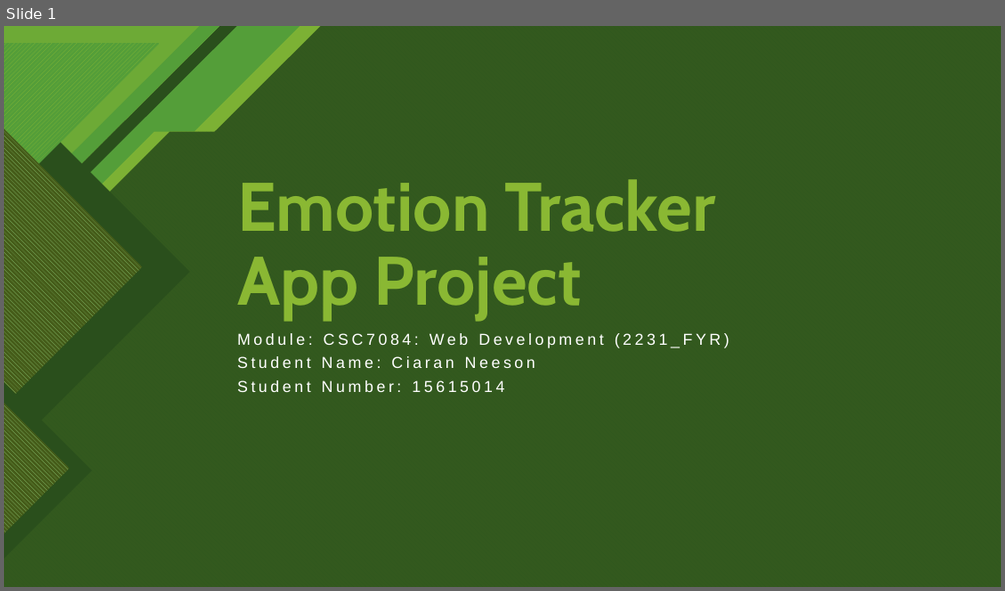
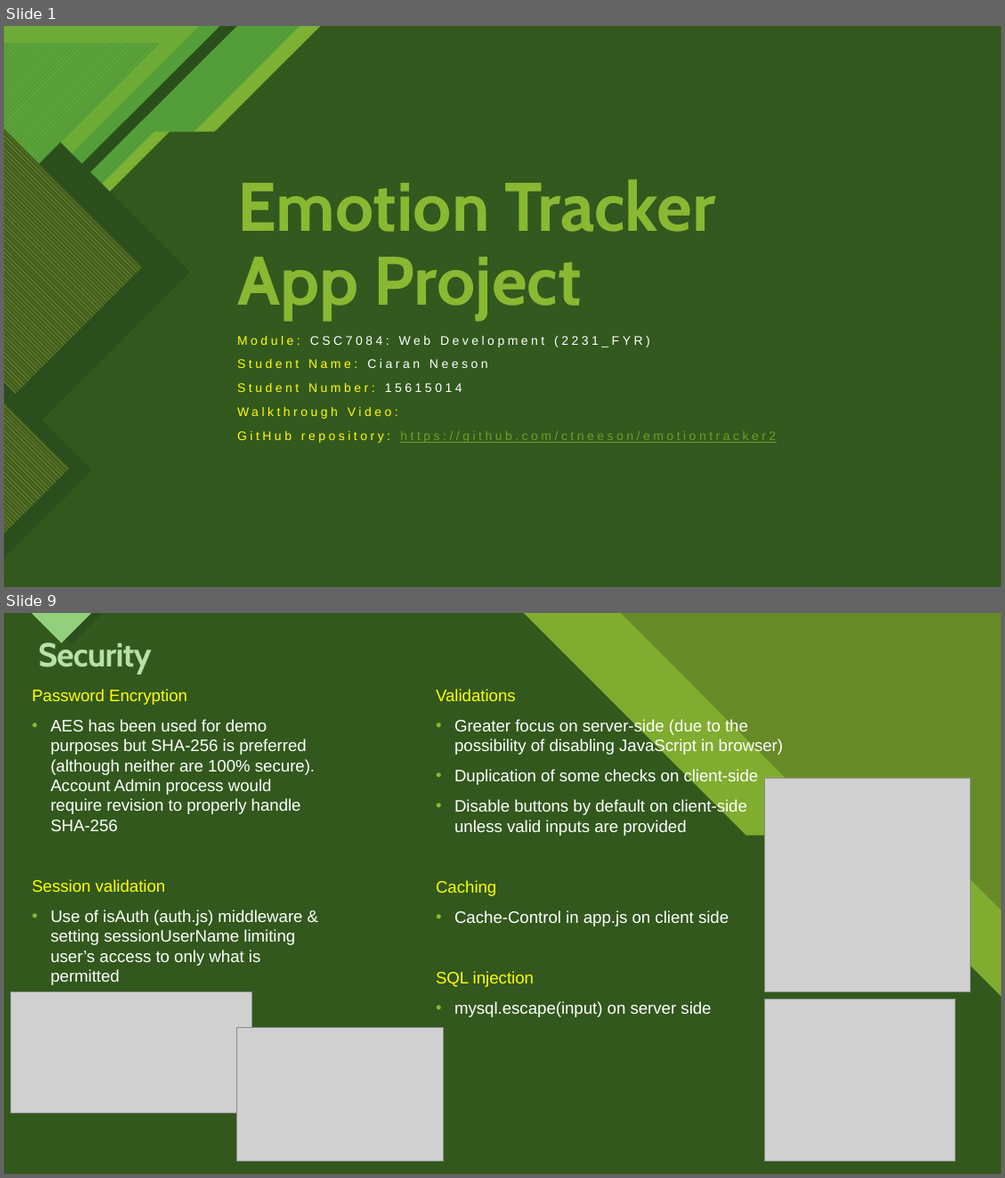
Before and after one commit to ctneeson/emotiontracker2, a slide deck: Emotion Tracker App Project.pptx. Shown one above the other, each under a label of ours: slide 1 before the commit, slides 1 and 9 after it; the slides between them are not shown. The pictures are 1005x591 and 1005x1178 pixels, drawn with LibreOffice and Linux fonts; fonts in the diff are those of the drawing; grey boxes stand for pictures. Boxes give left, top, right and bottom in pixels: in the first picture for what was removed or moved away, otherwise in the second. Text is boxed around its words. In the diff, an @@ line names an element or a change of style, - is before the commit and + after.

```diff
--- a/Emotion Tracker App Project.pptx
+++ b/Emotion Tracker App Project.pptx
@@ slide 9 added at [4,613,1001,1174], background #8AB833; not listed: 10 template elements that a slide beside it also shows @@
@@ rectangle added at [4,613,1001,1174], fill #678A26 @@
@@ rectangle added at [4,613,1001,1174], fill #678A26 @@
@@ freeform shape added at [4,613,1001,1174], fill #8AB833 at 74% opacity @@
@@ freeform shape added at [4,613,1001,1174], fill #2A4F1C at 90% opacity @@
@@ text added at [39,639,152,674], 32 pt, text #B7E0A8, bold @@
+Security
@@ text added at [32,689,315,985], 16 pt, text #FFFFFF @@
+Password Encryption
+• AES has been used for demo purposes but SHA-256 is preferred (although neither are 100% secure). Account Admin process would require revision to properly handle SHA-256
+Session validation
+• Use of isAuth (auth.js) middleware & setting sessionUserName limiting user’s access to only what is permitted
@@ text added at [436,689,783,1017], 16 pt, text #FFFFFF @@
+Validations
+• Greater focus on server-side (due to the possibility of disabling JavaScript in browser)
+• Duplication of some checks on client-side
+• Disable buttons by default on client-side unless valid inputs are provided
+Caching
+• Cache-Control in app.js on client side
+SQL injection
+• mysql.escape(input) on server side
@@ picture added at [764,778,971,991] @@
@@ picture added at [11,992,252,1113] @@
@@ picture added at [764,999,955,1161] @@
@@ picture added at [237,1027,443,1161] @@
@@ slide 1 changed as well @@
@@ subtitle at [237,336,650,392]: size 15.3 to 12 pt in "Module: CSC7084: Web Development (2231_FYR)", "Student Name: Ciaran Neeson", "Student Number: 15615014"; text colour #FFFFFF to #FFFF00 in "Module:", "Student Name:", "Student Number:"; line spacing 0.7 to 0.9 @@
@@ subtitle at [237,407,776,443]: paragraphs added @@
+Walkthrough Video:
+GitHub repository: https://github.com/ctneeson/emotiontracker2
```
Also in this commit, not shown: 2 other slides changed, 6 other slides added, 14 slides removed.
